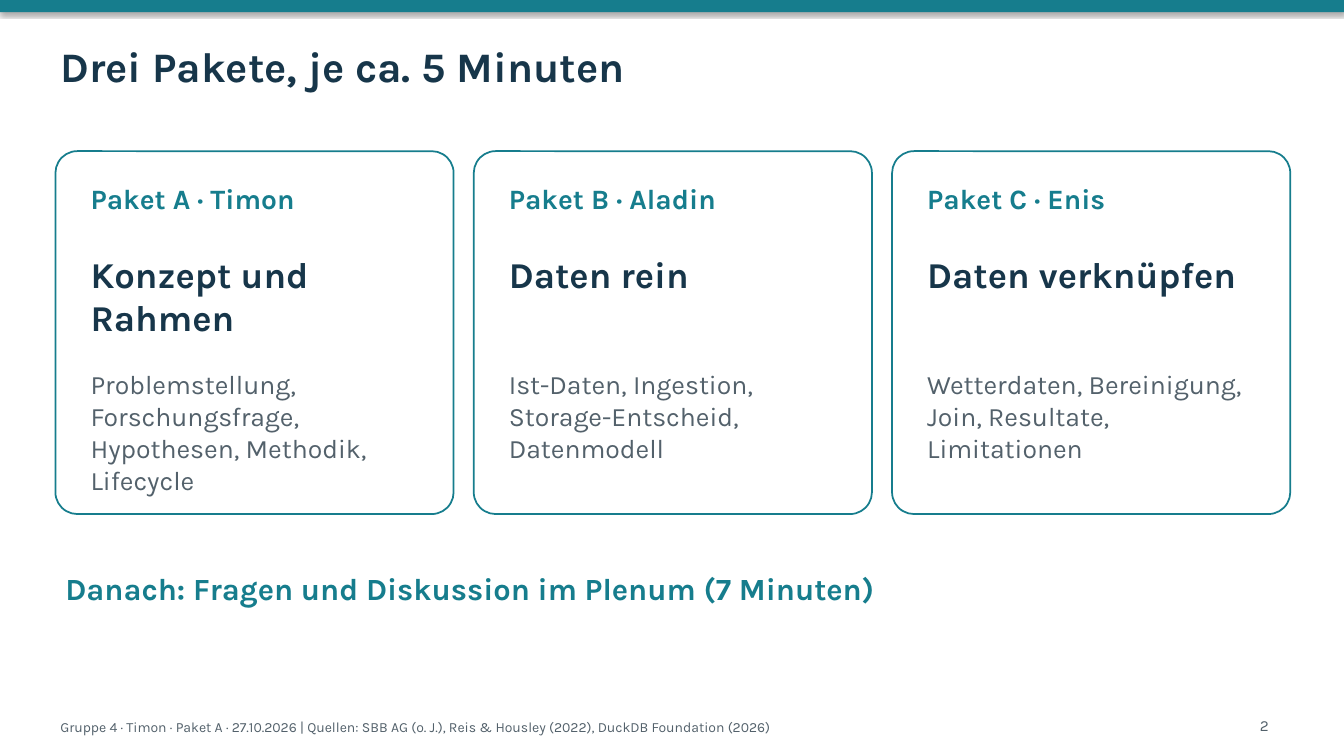
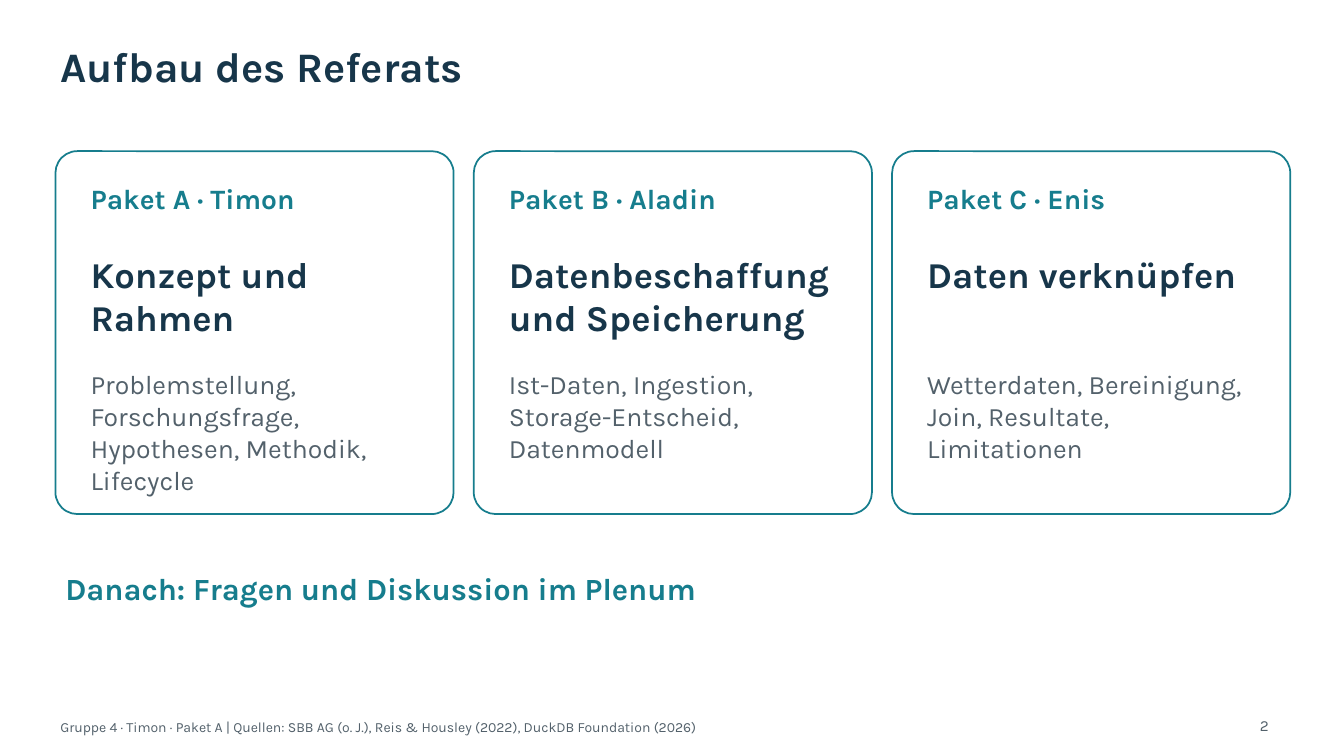
Before and after one commit to zeitmann/oev-wetter, a slide deck: slide 2 of docs/präsentation/praesentation_gruppe4_teil1.pptx. Drawn at 1344x756 pixels with LibreOffice and Linux fonts; fonts in the diff are those of the drawing; background and template pictures are left out. Boxes give left, top, right and bottom in pixels: in the first picture for what was removed or moved away, otherwise in the second. Text is boxed around its words. In the diff, an @@ line names an element or a change of style, - is before the commit and + after.

```diff
--- a/docs/präsentation/praesentation_gruppe4_teil1.pptx
+++ b/docs/präsentation/praesentation_gruppe4_teil1.pptx
@@ rectangle removed at [0,0,1344,12] @@
@@ text at [60,53,463,83]: text changed @@
-Drei Pakete, je ca. 5 Minuten
+Aufbau des Referats
@@ text at [509,262,829,340]: text changed @@
-Daten rein
+Datenbeschaffung und Speicherung
@@ text at [65,578,696,607]: text changed @@
-Danach: Fragen und Diskussion im Plenum (7 Minuten)
+Danach: Fragen und Diskussion im Plenum
@@ text at [60,722,696,736]: text changed @@
-Gruppe 4 · Timon · Paket A · 27.10.2026 | Quellen: SBB AG (o. J.), Reis & Housley (2022), DuckDB Foundation (2026)
+Gruppe 4 · Timon · Paket A | Quellen: SBB AG (o. J.), Reis & Housley (2022), DuckDB Foundation (2026)
```
Also in this commit, not shown: 19 other slides changed, 2 slides removed, 15 other files.
